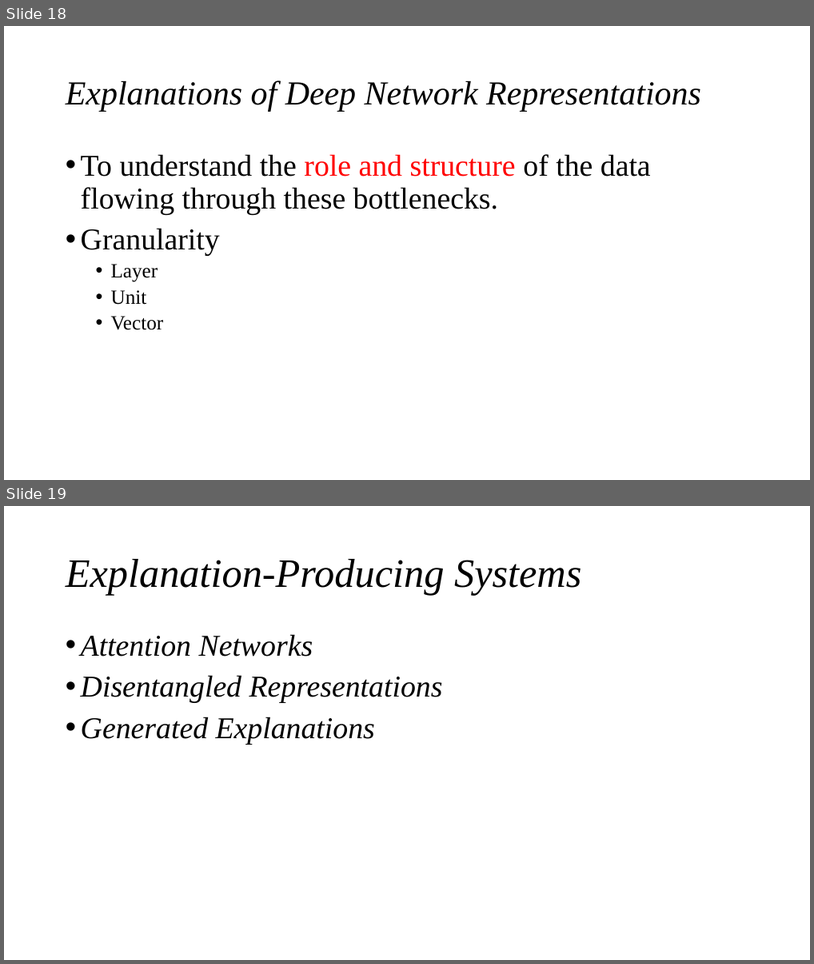
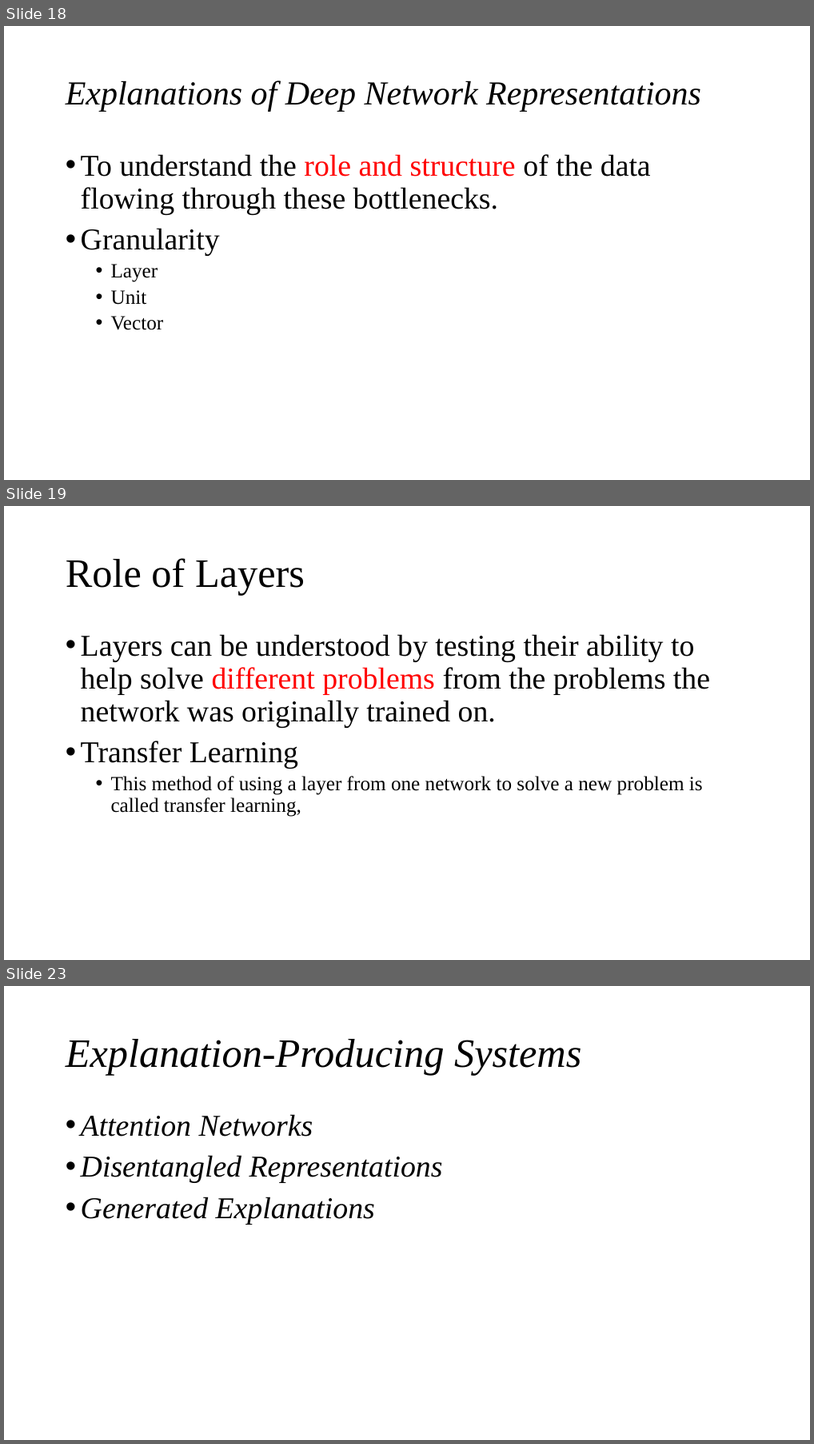
Before and after one commit to cloudspurs/klz, a slide deck: computer_science/ai/xai/papers/explaining_explanations_an_overview_of_interpretability_of_machine_learning.pptx. Shown one above the other, each under a label of ours: slides 18 and 19 before the commit, slides 18, 19 and 23 after it; the slides between them are not shown. The pictures are 814x964 and 814x1444 pixels, drawn with LibreOffice and Linux fonts; fonts in the diff are those of the drawing. Boxes give left, top, right and bottom in pixels: in the first picture for what was removed or moved away, otherwise in the second. Text is boxed around its words. In the diff, an @@ line names an element or a change of style, - is before the commit and + after.

```diff
--- a/computer_science/ai/xai/papers/explaining_explanations_an_overview_of_interpretability_of_machine_learning.pptx
+++ b/computer_science/ai/xai/papers/explaining_explanations_an_overview_of_interpretability_of_machine_learning.pptx
@@ slide 19 added at <box>4,506,810,960</box>, background #FFFFFF @@
@@ title added at <box>66,558,305,595</box>, 48 pt, text #000000 @@
+Role of Layers
@@ text added at <box>81,634,710,816</box>, 36 pt, text #000000 @@
+• Layers can be understood by testing their ability to help solve different problems from the problems the network was originally trained on.
+• Transfer Learning
+  • This method of using a layer from one network to solve a new problem is called transfer learning,
@@ what was slide 19 is now slide 23 @@
```
Also in this commit, not shown: 2 slides changed, 8 other slides added, 1 slide removed, 41 other files.
